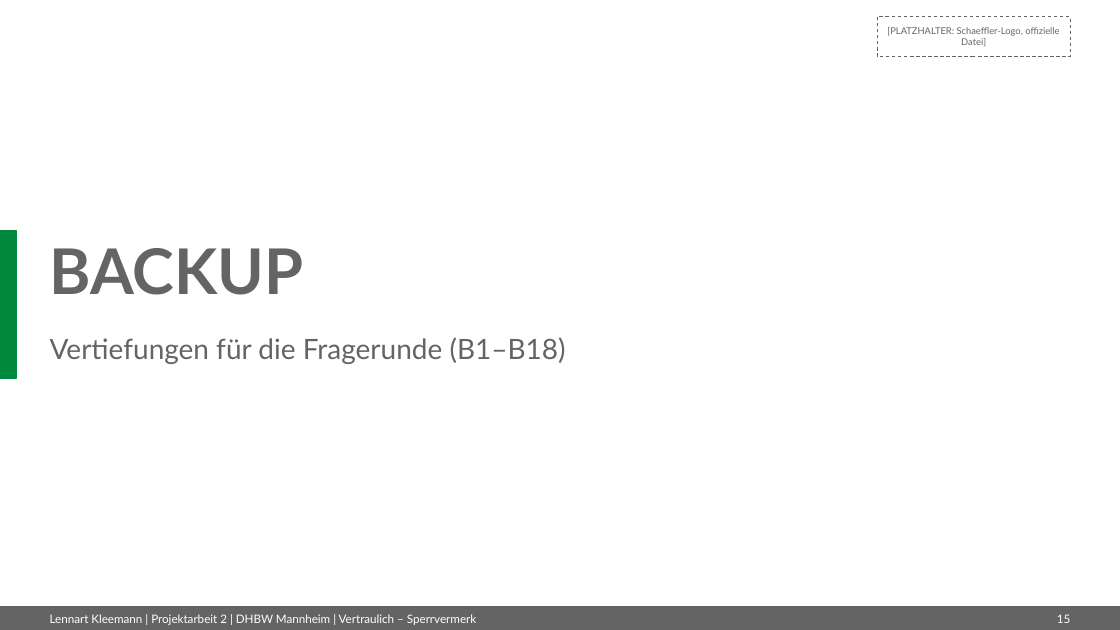
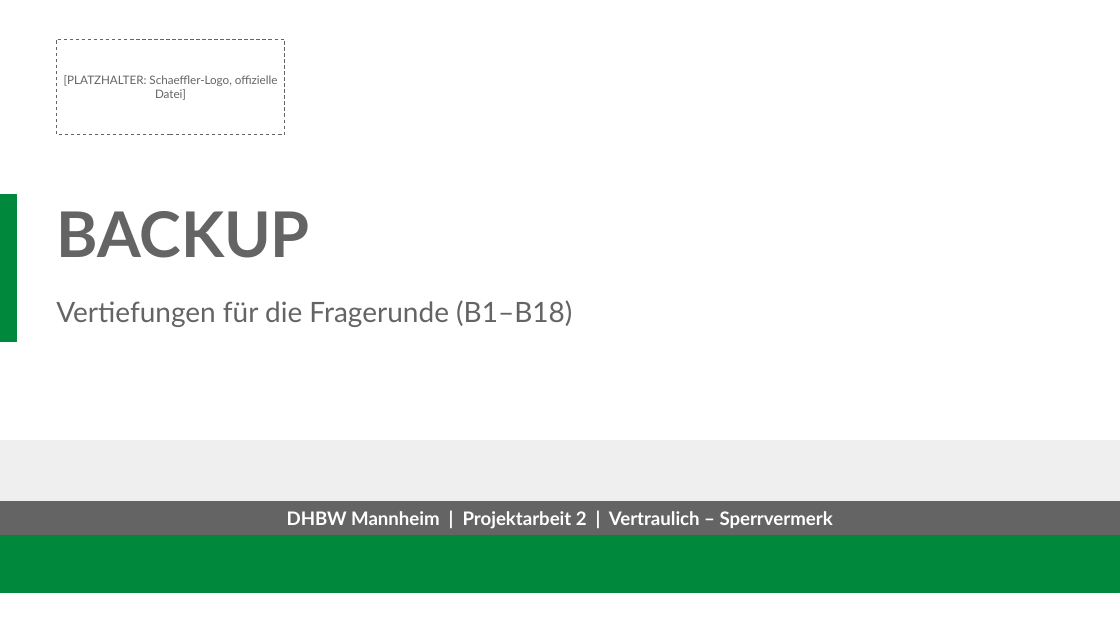
Before and after one commit to lenski84/test-data1, a slide deck: slide 15 of Kleemann_Lennart_PA2_Praesentation_Schaeffler.pptx. Drawn at 1120x630 pixels with LibreOffice and Linux fonts; fonts in the diff are those of the drawing. Boxes give left, top, right and bottom in pixels: in the first picture for what was removed or moved away, otherwise in the second. Text is boxed around its words. In the diff, an @@ line names an element or a change of style, - is before the commit and + after.

```diff
--- a/Kleemann_Lennart_PA2_Praesentation_Schaeffler.pptx
+++ b/Kleemann_Lennart_PA2_Praesentation_Schaeffler.pptx
@@ rectangle removed at (x1=877, y1=17, x2=1070, y2=56) @@
@@ text "[PLATZHALTER: Schaeffler-Logo, offizielle Datei]" moved from (x1=887, y1=27, x2=1059, y2=47) to (x1=64, y1=75, x2=278, y2=100) @@
@@ text "[PLATZHALTER: Schaeffler-Logo, offizielle Datei]" at (x1=64, y1=75, x2=278, y2=100): size 8 to 10 pt @@
@@ rectangle added at (x1=56, y1=39, x2=285, y2=134), fill #FFFFFF, outline #646464 0.75 pt dashed @@
@@ rectangle moved from (x1=0, y1=231, x2=17, y2=378) to (x1=0, y1=195, x2=17, y2=342) @@
@@ title "BACKUP" moved from (x1=50, y1=248, x2=304, y2=295) to (x1=56, y1=211, x2=310, y2=258) @@
@@ text "Vertiefungen für die Fragerunde (B1–B18)" moved from (x1=50, y1=337, x2=566, y2=364) to (x1=56, y1=300, x2=572, y2=327) @@
@@ rectangle added at (x1=0, y1=440, x2=1120, y2=502), fill #EFEFEF, outline #EFEFEF 1 pt @@
@@ rectangle resized from (x1=0, y1=607, x2=1120, y2=630) to (x1=0, y1=502, x2=1120, y2=535) @@
@@ rectangle added at (x1=0, y1=535, x2=1120, y2=592), fill #00893D, outline #00893D 1 pt @@
@@ text added at (x1=287, y1=511, x2=833, y2=529), 16 pt, text #FFFFFF, bold @@
+DHBW Mannheim | Projektarbeit 2 | Vertraulich – Sperrvermerk
@@ text removed at (x1=50, y1=614, x2=476, y2=625) @@
-Lennart Kleemann | Projektarbeit 2 | DHBW Mannheim | Vertraulich – Sperrvermerk
@@ page number removed at (x1=1057, y1=614, x2=1070, y2=623) @@
-15
```
Also in this commit, not shown: 34 other slides changed.
